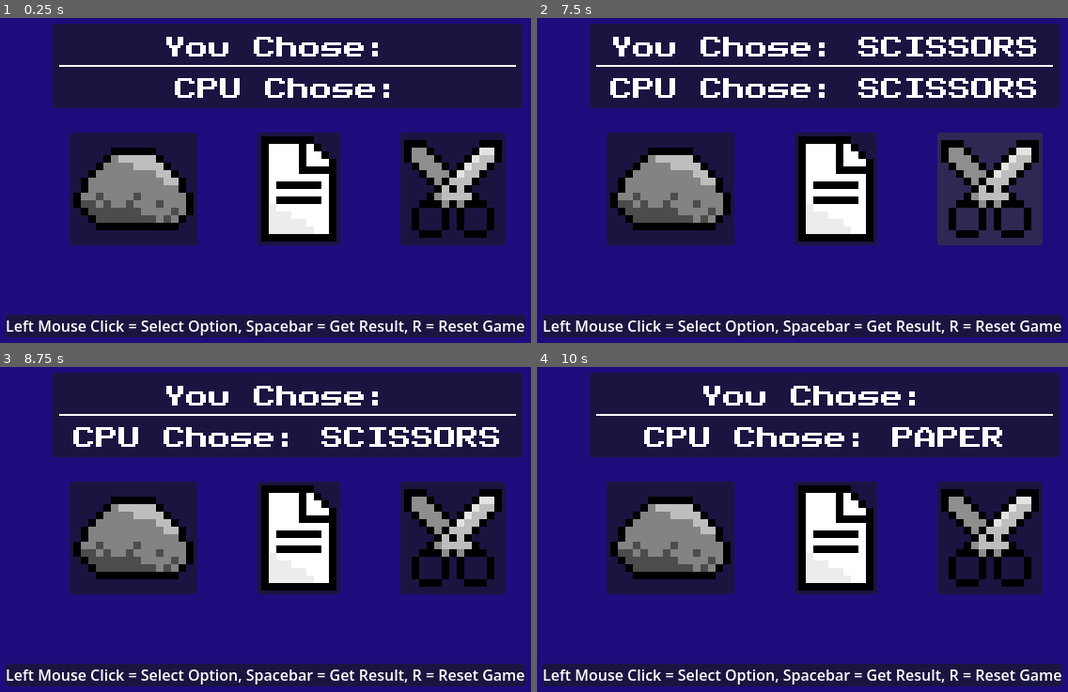
Above: before the commit, frames 1-4 (two rows, left to right).
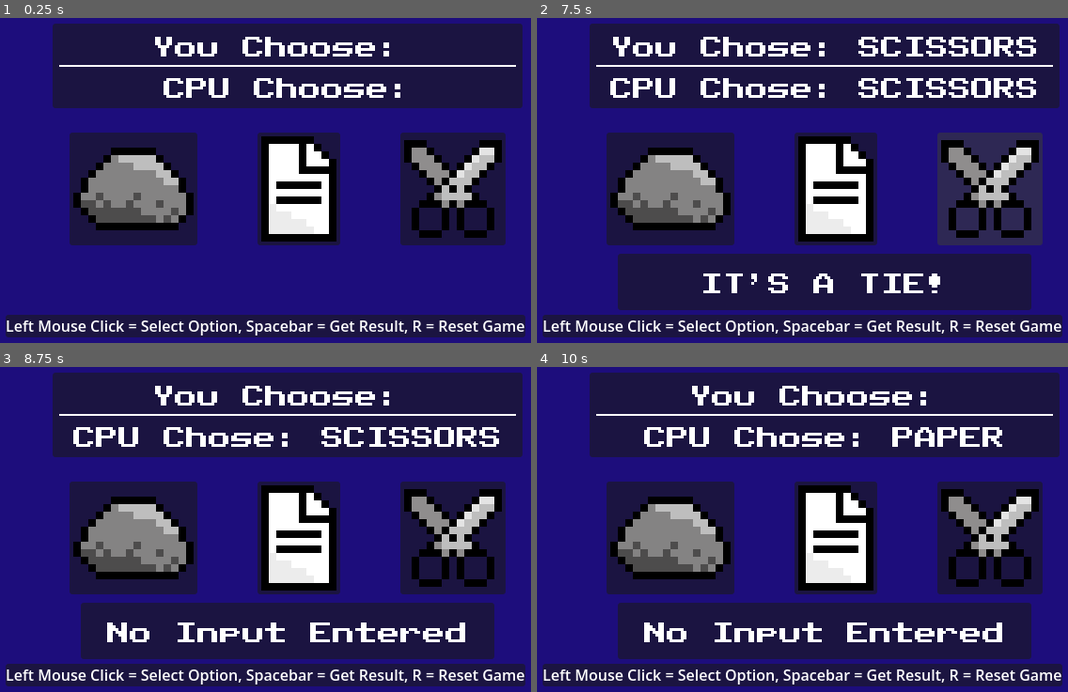
Above: after the commit, the same moments.

Repository: TenacityCodes/Rock-Paper-Scissors
Game: Godot game, scene res://gameplay.tscn
Two runs of this game, one before a commit and one after it. Both use one fixed random seed, a clock stepped at 60 frames per second and the inputs below.
Inputs (mouse positions are in pixels of both pictures, inside the frame that each line leads up to):
- Up to frame 1 (0.25 s): no input
- Up to frame 2 (7.5 s): click (669, 190) at 0.5 s; click (834, 190) at 1.25 s; click (988, 190) at 2 s; click (669, 190) at 2.75 s; click (834, 190) at 3.5 s; click (988, 190) at 4.25 s; click (669, 190) at 5 s; click (834, 190) at 5.75 s; click (988, 190) at 6.5 s; tap Enter at 7.25 s; tap Space (continue) at 7.35 s
- Up to frame 3 (8.75 s): tap R (reset) at 8 s; tap Space (continue) at 8.1 s
- Up to frame 4 (10 s): tap Space (continue) at 8.75, 8.85, 9.6 s; tap R (reset) at 9.5 s

The runs differ from the first frame. In frame 1, 2.2% of the frame differs, in the area x 29-76%, y 5-25%; in frame 2, 14%; in frame 3, 15%, in the area x 15-94%, y 5-90%; in frame 4, 15%.
Error before the commit: Invalid access to property or key '-1' on a base object of type 'Dictionary'. (res://gameplay.gd:50)

Commit message:
init commit

Diff:
--- a/gameplay.gd
+++ b/gameplay.gd
@@ -1,6 +1,6 @@
 extends Node2D
 
-enum RPS {ROCK, PAPER, SCISSORS}
+enum OPTIONS {ROCK, PAPER, SCISSORS}
 
 @onready var player_selection_label = $"Choices Display/PanelContainer/MarginContainer/VBoxContainer/Player Selection"
 @onready var cpu_selection_label = $"Choices Display/PanelContainer/MarginContainer/VBoxContainer/CPU Selection"
@@ -11,63 +11,49 @@
 var player_selection_default_label: String = "You Chose: "
 var cpu_selection_default_label: String = "CPU Chose: "
 
-var reset_can_be_pressed: bool
-
-@onready var anticipation_wait_timer: float = 1
-
 var player_choice: int = -1
 var cpu_choice: int = 0
 
 func _ready() -> void:
 	outcome_to_display.visible = false
-	reset_can_be_pressed = true
-
 
 func _process(delta: float) -> void:
 	if Input.is_action_just_pressed("continue"):
 		cpu_select()
-		await get_tree().create_timer(anticipation_wait_timer).timeout
 		determine_outcome()
 
-	if (reset_can_be_pressed):
-		if Input.is_action_just_pressed("reset"):
-			get_tree().reload_current_scene()
+	if Input.is_action_just_pressed("reset"):
+		get_tree().reload_current_scene()
 
 func cpu_select():
-	cpu_choice = randi_range(RPS.ROCK,RPS.SCISSORS)
-	cpu_selection_label.text = cpu_selection_default_label + RPS.keys()[cpu_choice]
+	cpu_choice = randi_range(OPTIONS.ROCK,OPTIONS.SCISSORS)
+	cpu_selection_label.text = cpu_selection_default_label + OPTIONS.keys()[cpu_choice]
 
 func determine_outcome():
 	var outcome: String = ""
 
+	var combos = {OPTIONS.ROCK: OPTIONS.SCISSORS, OPTIONS.PAPER: OPTIONS.ROCK, OPTIONS.SCISSORS: OPTIONS.PAPER}
+
 	if (player_choice == -1):
 		outcome = "No Input Entered"
-
-	var combos = {RPS.ROCK: RPS.SCISSORS, RPS.PAPER: RPS.ROCK, RPS.SCISSORS: RPS.PAPER}
-
-	if (player_choice == cpu_choice): # TIE
-		outcome = "YOU TIE!"
+	elif (player_choice == cpu_choice): # TIE
+		outcome = "IT'S A TIE!"
 	elif (combos[player_choice] == cpu_choice): # WIN
 		outcome = "YOU WIN!"
 	else: # LOSE
-		outcome = "YOU LOSE!"
+		outcome = "YOU LOSE."
 
 	outcome_to_display.visible = true
 	outcome_label.text = outcome
 
-
 func _on_rock_btn_button_down() -> void:
-	player_choice = RPS.ROCK
+	player_choice = OPTIONS.ROCK
 	player_selection_label.text = player_selection_default_label + "ROCK"
 
-
-
 func _on_paper_btn_button_down() -> void:
-	player_choice = RPS.PAPER
+	player_choice = OPTIONS.PAPER
 	player_selection_label.text = player_selection_default_label + "PAPER"
 
-
-
 func _on_scissors_btn_button_down() -> void:
-	player_choice = RPS.SCISSORS
+	player_choice = OPTIONS.SCISSORS
 	player_selection_label.text = player_selection_default_label + "SCISSORS"
--- a/gameplay.tscn
+++ b/gameplay.tscn
@@ -85,7 +85,7 @@
 layout_mode = 2
 theme_override_fonts/font = ExtResource("4_xuee5")
 theme_override_font_sizes/font_size = 24
-text = "You Chose: "
+text = "You Choose: "
 horizontal_alignment = 1
 vertical_alignment = 1
 
@@ -98,7 +98,7 @@
 layout_mode = 2
 theme_override_fonts/font = ExtResource("4_xuee5")
 theme_override_font_sizes/font_size = 24
-text = "CPU Chose:"
+text = "CPU Choose:"
 horizontal_alignment = 1
 vertical_alignment = 1
 
--- a/project.godot
+++ b/project.godot
@@ -16,7 +16,7 @@
 
 config/name="Rock, Paper, Scissors"
 run/main_scene="uid://bno0mn1ntcv0"
-config/features=PackedStringArray("4.6", "GL Compatibility")
+config/features=PackedStringArray("4.7", "GL Compatibility")
 
 [display]
 
Not shown, added: Assets/Translate an enum into a String - Archive - Godot Forum.url
